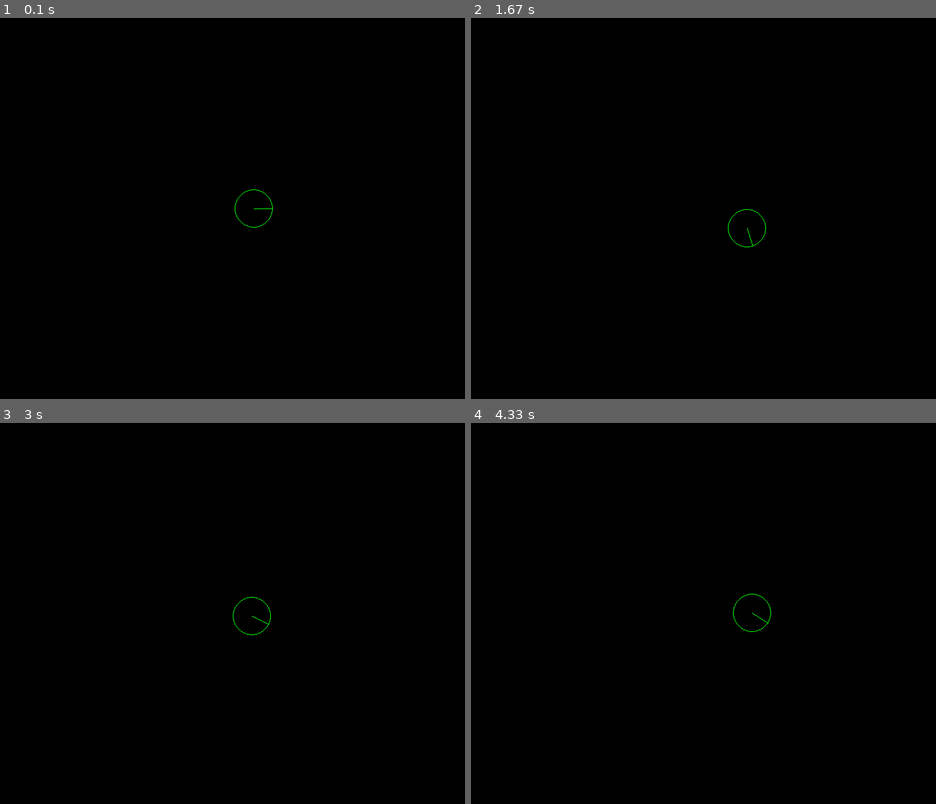
Above: before the commit, frames 1-4 (two rows, left to right).
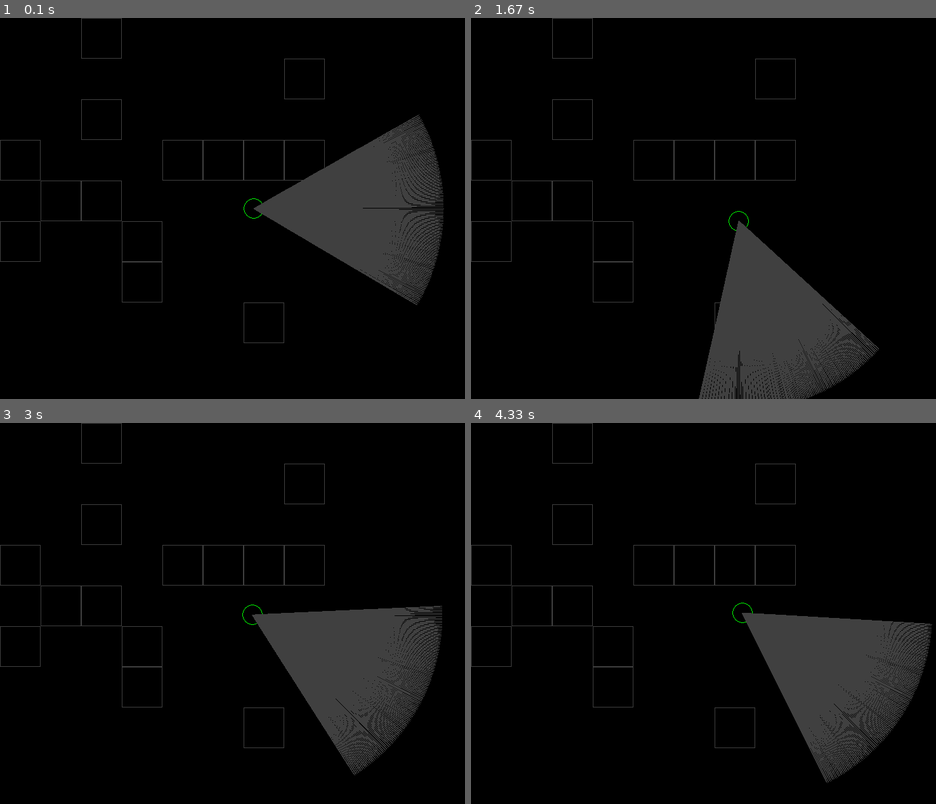
Above: after the commit, the same moments.

Repository: kandrey99/pygame_tutor
Game: pygame game, started from raycast_1/app.py
Two runs of this game, one before a commit and one after it. Both use one fixed random seed, a clock stepped at 60 frames per second and the inputs below.
Inputs:
- Up to frame 1 (0.1 s): no input
- Up to frame 2 (1.67 s): hold Right 0.33-0.8 s; hold Up 0.83-1.3 s; hold Right from 1.33 s (still down)
- Up to frame 3 (3 s): release Right at 1.8 s; hold Left 1.83-2.37 s; hold Down 2.4-2.87 s; hold Left from 2.9 s (still down)
- Up to frame 4 (4.33 s): release Left at 3.37 s; hold Up 3.4-3.87 s; hold Right from 3.9 s (still down)

The runs differ from the first frame. In frame 1, 11% of the frame differs, in the area x 0-96%, y 0-86%; in frame 2, 10%; in frame 3, 11%; in frame 4, 11%.

Commit message:
add new projects

Diff:
--- /dev/null
+++ b/examples/animation.py
@@ -0,0 +1,25 @@
+import pygame
+
+
+class Animation:
+    def __init__(self, images, framerate=10, repeat=0):
+        self._images = images
+        self._framerate = framerate
+        self._frame_duration = 1000 // self._framerate
+        self._repeat = repeat
+        self._last_update = pygame.time.get_ticks()
+        self._current_frame = 0
+
+    def get_image(self):
+        now = pygame.time.get_ticks()
+        elapsed = now - self._last_update
+        if elapsed >= self._frame_duration:
+            self._current_frame += (elapsed // self._frame_duration)
+            if self._current_frame >= len(self._images):
+                if not self._repeat:
+                    return None
+                if self._repeat > 0:
+                    self._repeat -= 1
+                self._current_frame = self._current_frame % len(self._images)
+            self._last_update = now
+        return self._images[self._current_frame]
--- /dev/null
+++ b/examples/app.py
@@ -0,0 +1,46 @@
+import pygame
+from entities import *
+
+pygame.init()
+pygame.font.init()
+
+
+class App:
+    def __init__(self):
+        self.size = self.weight, self.height = 640, 400
+        self._running = True
+        self._display = pygame.display.set_mode(self.size, pygame.HWSURFACE | pygame.DOUBLEBUF)
+        self._bg = rc.get_scaled_image('purple.png', self.size)
+        self._clock = pygame.time.Clock()
+        self._player = Player(100, [(100, 130), (320, 150)])
+
+    def on_event(self, event):
+        if event.type == pygame.QUIT:
+            self._running = False
+
+        if event.type == pygame.MOUSEBUTTONDOWN:
+            pos = pygame.mouse.get_pos()
+            self._player._path._path.append(pos)
+            # print(self._player._path._path)
+
+    def update(self):
+        self._player.update()
+
+    def render(self):
+        self._display.blit(self._bg, self._bg.get_rect())
+        for pos in self._player._path._path:
+            pygame.draw.circle(self._display, RED, pos, 7, 1)
+        self._display.blit(self._player.image, self._player.rect)
+        pygame.display.flip()
+
+    def cleanup(self):
+        pygame.quit()
+
+    def run(self):
+        while self._running:
+            self._clock.tick(FPS)
+            for event in pygame.event.get():
+                self.on_event(event)
+            self.update()
+            self.render()
+        self.cleanup()
--- /dev/null
+++ b/examples/constants.py
@@ -0,0 +1,7 @@
+BLACK = 0, 0, 0
+WHITE = 255, 255, 255
+RED = 255, 0, 0
+GREEN = 0, 255, 0
+BLUE = 0, 0, 255
+
+FPS = 30
--- /dev/null
+++ b/examples/entities.py
@@ -0,0 +1,41 @@
+import os
+import pygame
+from pygame import Surface
+from pygame.sprite import Sprite
+from pygame.font import Font
+from constants import *
+import resources as rc
+from path import Path, AbstractPath
+from animation import Animation
+import math
+
+
+class Player(Sprite):
+    def __init__(self, velocity, path):
+        super().__init__()
+        self._path = Path(velocity, path)
+        # self.images = (rc.get_image('playerShip1_blue.png'),)
+        self.images = [rc.get_image(os.path.join('dragon', f'{i:0>4}.png')) for i in range(16, 24)]
+        self._animation = Animation(self.images, repeat=-1)
+        # self._image = pygame.transform.rotate(rc.get_image('playerShip1_blue.png'), -90)
+        # self.image = self._image
+        self.image = self.images[0]
+        self.rect = self.image.get_rect(center=path[0])
+
+    def update(self, *args):
+        self.rect.center = self._path.get_position()
+        self.image = self._animation.get_image()
+        # self.image = pygame.transform.rotate(self.image, math.degrees(-self._path.slope))
+        if not -math.pi / 2 < self._path.slope < math.pi / 2:
+            self.image = pygame.transform.flip(self.image, True, False)
+        self.rect = self.image.get_rect(center=self.rect.center)
+
+
+class TextPanel(Sprite):
+    def __init__(self):
+        super().__init__()
+        self._image = Surface((130, 50))
+        self._image.fill(RED)
+        font = Font(pygame.font.match_font('arial'), 18)
+        font_sc = font.render('Привет', 1, GREEN)
+        self._image.blit(font_sc, font_sc.get_rect(center=self._image.get_rect().center))
--- /dev/null
+++ b/examples/main.py
@@ -0,0 +1,5 @@
+from app import App
+
+if __name__ == '__main__':
+    app = App()
+    app.run()
--- /dev/null
+++ b/examples/path.py
@@ -0,0 +1,63 @@
+import pygame
+import math
+
+
+class AbstractPath:
+    """
+    velocity: px/s
+    start: start point
+    stop: stop point
+    """
+
+    def __init__(self, velocity, start, stop):
+        self._velocity = velocity
+        self._start = start
+        self._stop = stop
+        self._current = start
+        self._last_update = pygame.time.get_ticks()
+
+    def _set_line(self):
+        self._start, self._stop = self._stop, self._start
+
+    @staticmethod
+    def _get_distance(start, stop):
+        return math.hypot(stop[0] - start[0], stop[1] - start[1])
+
+    @property
+    def slope(self):
+        return math.atan2(self._stop[1] - self._current[1],
+                          self._stop[0] - self._current[0])
+
+    def get_position(self):
+        now = pygame.time.get_ticks()
+        elapsed = now - self._last_update
+        self._last_update = now
+        while True:
+            dist = self._get_distance(self._current, self._stop)
+            time = dist * 1000 / self._velocity
+            if elapsed > time:
+                self._set_line()
+                self._current = self._start
+                elapsed -= time
+            else:
+                dv = elapsed * self._velocity / 1000
+                dx, dy = dv * math.cos(self.slope), dv * math.sin(self.slope)
+                self._current = self._current[0] + dx, self._current[1] + dy
+                break
+        return self._current
+
+
+class Path(AbstractPath):
+    def __init__(self, velocity, path):
+        super().__init__(velocity, path[0], path[1])
+        self._path = path
+        self._index = 0
+
+    def _set_line(self):
+        self._index += 1
+        self._start = self._path[self._index]
+        if self._index + 1 < len(self._path):
+            self._stop = self._path[self._index + 1]
+        else:
+            self._index = -1
+            self._stop = self._path[0]
--- /dev/null
+++ b/examples/resources.py
@@ -0,0 +1,32 @@
+import os
+import pygame
+
+dir_name = os.path.dirname(__file__)
+img_dir = os.path.join(dir_name, 'arts')
+snd_dir = os.path.join(dir_name, 'sounds')
+
+
+def get_image(name):
+    img_path = os.path.join(img_dir, name)
+    image = pygame.image.load(img_path).convert_alpha()
+    return image
+
+
+def get_scaled_image(name, scale):
+    image = get_image(name)
+    return pygame.transform.scale(image, scale)
+
+
+def get_image_with_rect(name):
+    image = get_image(name)
+    return image, image.get_rect()
+
+
+def get_sound(name):
+    sound_path = os.path.join(snd_dir, name)
+    sound = pygame.mixer.Sound(sound_path)
+    return sound
+
+
+# pygame.mixer.music.load(os.path.join(snd_dir, 'tgfcoder-FrozenJam-SeamlessLoop.mp3'))
+# pygame.mixer.music.play(loops=-1)
--- /dev/null
+++ b/geom/geom.py
@@ -0,0 +1,105 @@
+import pygame as pg
+from collections import namedtuple
+import math
+
+BLACK = 0, 0, 0
+WHITE = 255, 255, 255
+RED = 255, 0, 0
+GREEN = 0, 255, 0
+BLUE = 0, 0, 255
+GRAY = 64, 64, 64
+
+Point = namedtuple('Point', 'x y')
+Vector = namedtuple('Vector', 'cos sin')
+
+
+class Circle:
+    def __init__(self):
+        self._radius = 100
+        self._center = Point(150, 150)
+        self._rot = 0
+        self._rot_speed = math.pi / 120
+        self._dot = None
+        self._vector = None
+        self._wave = list()
+        self._margin = Point(self._center.x + self._radius + 50, self._center.y + self._radius + 50)
+        self.image = pg.Surface((800, 800))
+        self.rect = self.image.get_rect()
+
+    def _draw_axis(self):
+        pg.draw.line(self.image, GRAY, (self._center.x - self._radius, self._center.y),
+                     (self._margin.x + 450, self._center.y))
+        pg.draw.line(self.image, GRAY, (self._center.x, self._center.y - self._radius),
+                     (self._center.x, self._margin.y + 450))
+
+    def _draw_text(self):
+        font = pg.font.Font(pg.font.match_font('arial'), 18)
+        text = (f'rot: {math.degrees(2 * math.pi - self._rot):6.2f}'
+                f'   cos: {self._vector.cos / self._radius:.2f}  sin: {-self._vector.sin / self._radius:.2f}')
+        sc = font.render(text, True, WHITE)
+        self.image.blit(sc, sc.get_rect(topleft=(5, 5)))
+
+    def _draw_circle(self):
+        pg.draw.circle(self.image, WHITE, self._center, self._radius, 1)  # circle
+        pg.draw.circle(self.image, WHITE, self._dot, 7)  # dot
+        pg.draw.line(self.image, WHITE, self._center, self._dot)  # radius
+
+    def _draw_func(self):
+        for i, p in enumerate(self._wave):
+            pg.draw.circle(self.image, GREEN, (self._margin.x + 400 - i, p.y), 1)  # sin
+            pg.draw.circle(self.image, RED, (p.x, self._margin.y + 400 - i), 1)  # cos
+        pen_sin = self._margin.x + 400, self._wave[0].y
+        pen_cos = self._wave[0].x, self._margin.y + 400
+        pg.draw.line(self.image, BLUE, self._dot, pen_sin)
+        pg.draw.line(self.image, BLUE, self._dot, pen_cos)
+
+    def update(self):
+        self.image.fill(BLACK)
+        self._draw_axis()
+        self._rot = (self._rot - self._rot_speed) % (2 * math.pi)
+        self._vector = Vector(round(self._radius * math.cos(self._rot)), round(self._radius * math.sin(self._rot)))
+        self._dot = Point(self._center.y + self._vector.cos, self._center.x + self._vector.sin)
+        self._draw_circle()
+        self._wave.insert(0, self._dot)
+        self._draw_func()
+        if len(self._wave) > 400:
+            self._wave.pop()
+        self._draw_text()
+
+
+class App:
+    def __init__(self):
+        pg.init()
+        self._size = self._weight, self._height = 800, 800
+        self._screen = pg.display.set_mode(self._size, pg.HWSURFACE | pg.DOUBLEBUF)
+        self._keys = pg.key.get_pressed()
+        self._clock = pg.time.Clock()
+        self._running = True
+        self._circle = Circle()
+
+    def _event_loop(self):
+        for event in pg.event.get():
+            if event.type == pg.QUIT:
+                self._running = False
+            if event.type in (pg.KEYUP, pg.KEYDOWN):
+                self._keys = pg.key.get_pressed()
+
+    def _update(self, dt):
+        self._circle.update()
+
+    def _render(self):
+        self._screen.fill(WHITE)
+        self._screen.blit(self._circle.image, self._circle.rect)
+        pg.display.flip()
+
+    def run(self):
+        while self._running:
+            self._event_loop()
+            dt = self._clock.tick(3)
+            self._update(dt)
+            self._render()
+
+
+if __name__ == '__main__':
+    app = App()
+    app.run()
--- a/raycast_1/app.py
+++ b/raycast_1/app.py
@@ -1,6 +1,9 @@
 import pygame as pg
+from pygame.math import Vector2
 from constants import *
 from player import Player
+from game_map import GameMap
+import math
 
 
 class App:
@@ -9,8 +12,9 @@
         self._screen = pg.display.set_mode(self._size)
         self._rect = self._screen.get_rect()
         self._clock = pg.time.Clock()
+        self._keys = pg.key.get_pressed()
         self._player = Player(self._rect.center)
-        self._keys = pg.key.get_pressed()
+        self._map = GameMap(8)
 
     def _event_loop(self):
         for event in pg.event.get():
@@ -25,6 +29,19 @@
     def _render(self):
         self._screen.fill(BLACK)
         self._screen.blit(self._player.image, self._player.rect)
+        fov = math.pi / 3
+        fov_delta = fov / 120
+        angle = self._player.direction - fov / 2
+        for i in range(121):
+            angle += fov_delta
+            v = Vector2(math.cos(angle), math.sin(angle))
+            for depth in range(300):
+                pg.draw.line(self._screen, GRAY, self._player.position,
+                             self._player.position + depth * v)
+        for (x, y), v in self._map._grid.items():
+            if v:
+                pg.draw.rect(self._screen, GRAY, (x * 64, y * 64, 64, 64), 1)
+
         pg.display.flip()
 
     def run(self):
--- /dev/null
+++ b/raycast_1/game_map.py
@@ -0,0 +1,12 @@
+import random
+import itertools
+
+
+class GameMap:
+    def __init__(self, size):
+        self._size = size
+        self._grid = self._create_map()
+
+    def _create_map(self):
+        coordinates = itertools.product(range(self._size), repeat=2)
+        return {coord: random.random() < 0.3 for coord in coordinates}
--- a/raycast_1/player.py
+++ b/raycast_1/player.py
@@ -2,38 +2,43 @@
 from pygame.sprite import Sprite
 from pygame.math import Vector2
 from constants import *
-from collections import namedtuple
 import math
 
 CIRCLE = 2 * math.pi
-
-DirInfo = namedtuple('DirInfo', 'cos sin')
 
 
 class Player(Sprite):
     def __init__(self, pos):
         super().__init__()
         self._position = Vector2(pos)
-        self.image = pg.Surface((60, 60))
+        self.image = pg.Surface((32, 32))
         self.rect = self.image.get_rect(center=pos)
         self._direction = 0
-        self._dir_info = DirInfo._make((math.cos(self._direction), math.sin(self._direction)))
+        self._dir_info = Vector2(math.cos(self._direction), math.sin(self._direction))
         self._rotate_speed = math.pi / 2
-        self._speed = 100
+        self._speed = 64
         self._draw()
+
+    @property
+    def position(self):
+        return self._position
+
+    @property
+    def direction(self):
+        return self._direction
 
     def _draw(self):
         self.image.fill(BLACK)
         rect = self.image.get_rect()
-        pg.draw.circle(self.image, GREEN, rect.center, 30, 1)
-        pg.draw.line(self.image, GREEN, rect.center, (30 * (1 + self._dir_info.cos), 30 * (1 + self._dir_info.sin)))
+        pg.draw.circle(self.image, GREEN, rect.center, 16, 1)
+        pg.draw.line(self.image, GREEN, rect.center, 16 * (self._dir_info + (1, 1)))
 
     def rotate(self, angle):
         self._direction = (self._direction + angle) % CIRCLE
-        self._dir_info = DirInfo._make((math.cos(self._direction), math.sin(self._direction)))
+        self._dir_info = Vector2(math.cos(self._direction), math.sin(self._direction))
 
     def walk(self, distance):
-        self._position += self._dir_info.cos * distance, self._dir_info.sin * distance
+        self._position += self._dir_info * distance
         self.rect.center = self._position
 
     def update(self, keys, dt):
Binary file added: examples/arts/dragon/0000.png
Binary file added: examples/arts/dragon/0001.png
Binary file added: examples/arts/dragon/0002.png
Binary file added: examples/arts/dragon/0003.png
Binary file added: examples/arts/dragon/0004.png
Binary file added: examples/arts/dragon/0005.png
Binary file added: examples/arts/dragon/0006.png
Binary file added: examples/arts/dragon/0007.png
Binary file added: examples/arts/dragon/0008.png
Binary file added: examples/arts/dragon/0009.png
Binary file added: examples/arts/dragon/0010.png
Binary file added: examples/arts/dragon/0011.png
(and 63 more such lines)
